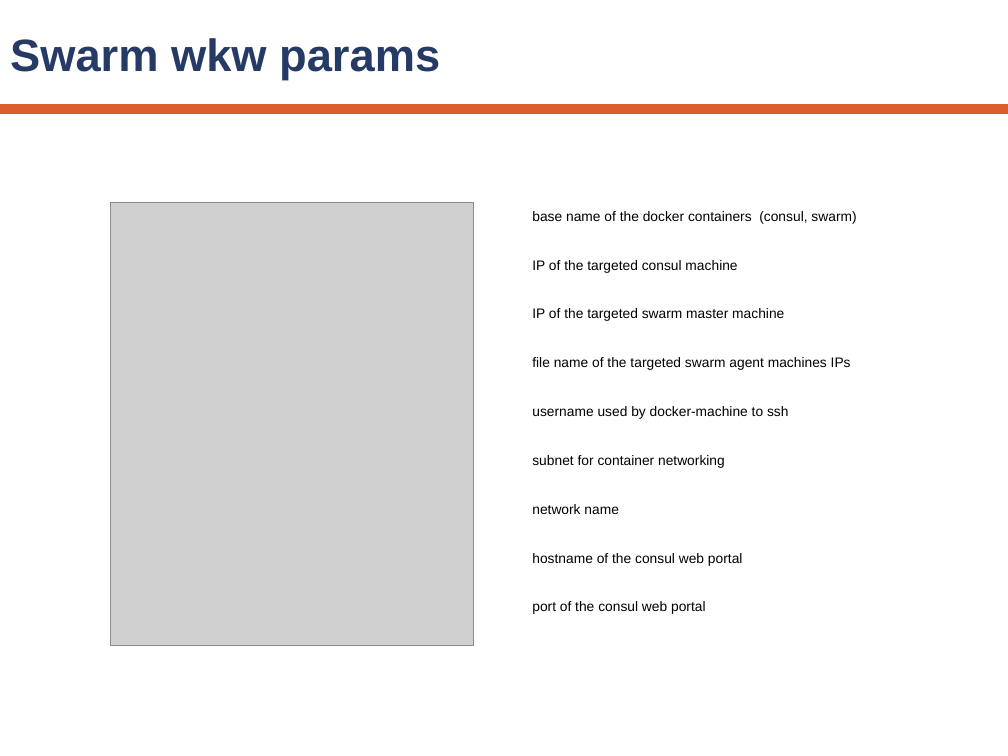
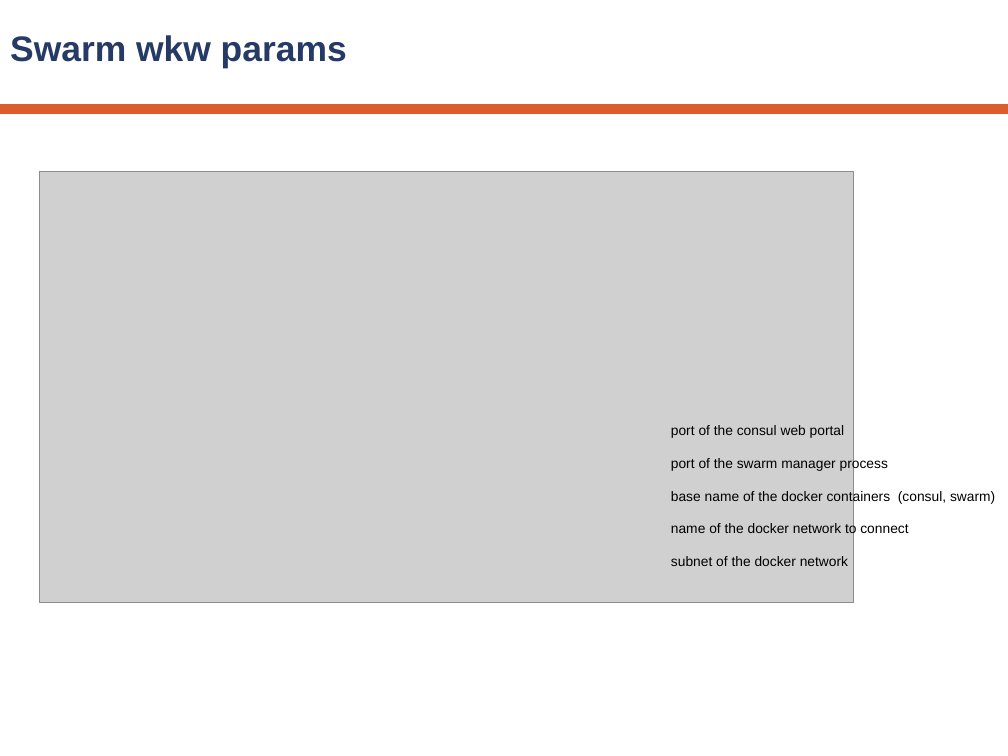
Before and after one commit to ow2-proactive/proactive-examples, a slide deck: slide 3 of DockerSwarm/resources/doc/dev/activeeon-deploy-swarm-hdfs-spark.pptx. Drawn at 1008x756 pixels with LibreOffice and Linux fonts; fonts in the diff are those of the drawing; grey boxes stand for pictures; background and template pictures are left out. Boxes give left, top, right and bottom in pixels: in the first picture for what was removed or moved away, otherwise in the second. Text is boxed around its words. In the diff, an @@ line names an element or a change of style, - is before the commit and + after.

Commit message:
Allow scala task to execute scala/spark source code as a prescript + update Docker images to activeeon/hdfs-spark:2.0 + Delete HDFSOrchestration package + update related doc

```diff
--- a/DockerSwarm/resources/doc/dev/activeeon-deploy-swarm-hdfs-spark.pptx
+++ b/DockerSwarm/resources/doc/dev/activeeon-deploy-swarm-hdfs-spark.pptx
@@ title "Swarm wkw params" at <box>10,35,347,69</box>: size 46 to 36 pt @@
@@ picture added at <box>40,172,853,603</box> @@
@@ picture removed at <box>110,203,473,646</box> @@
@@ text removed at <box>532,211,856,614</box> @@
-base name of the docker containers (consul, swarm)
-IP of the targeted consul machine
-IP of the targeted swarm master machine
-file name of the targeted swarm agent machines IPs
-username used by docker-machine to ssh
-subnet for container networking
-network name
-hostname of the consul web portal
-port of the consul web portal
@@ text added at <box>671,425,995,566</box>, 14 pt, text #000000 @@
+port of the consul web portal
+port of the swarm manager process
+base name of the docker containers (consul, swarm)
+name of the docker network to connect
+subnet of the docker network
```
Also in this commit, not shown: 3 other slides changed, 2 slides added, 2 slides removed, 11 other files.
